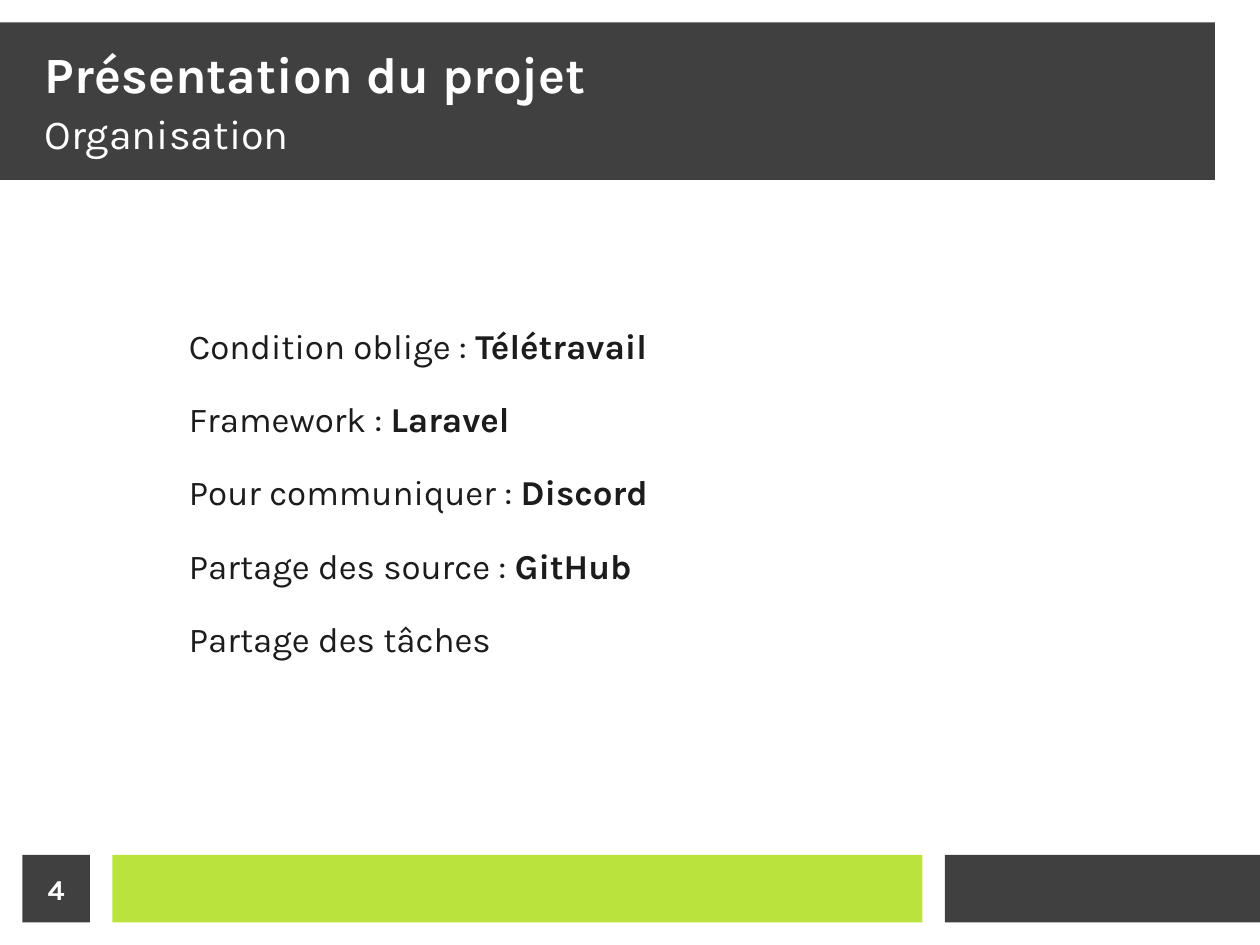
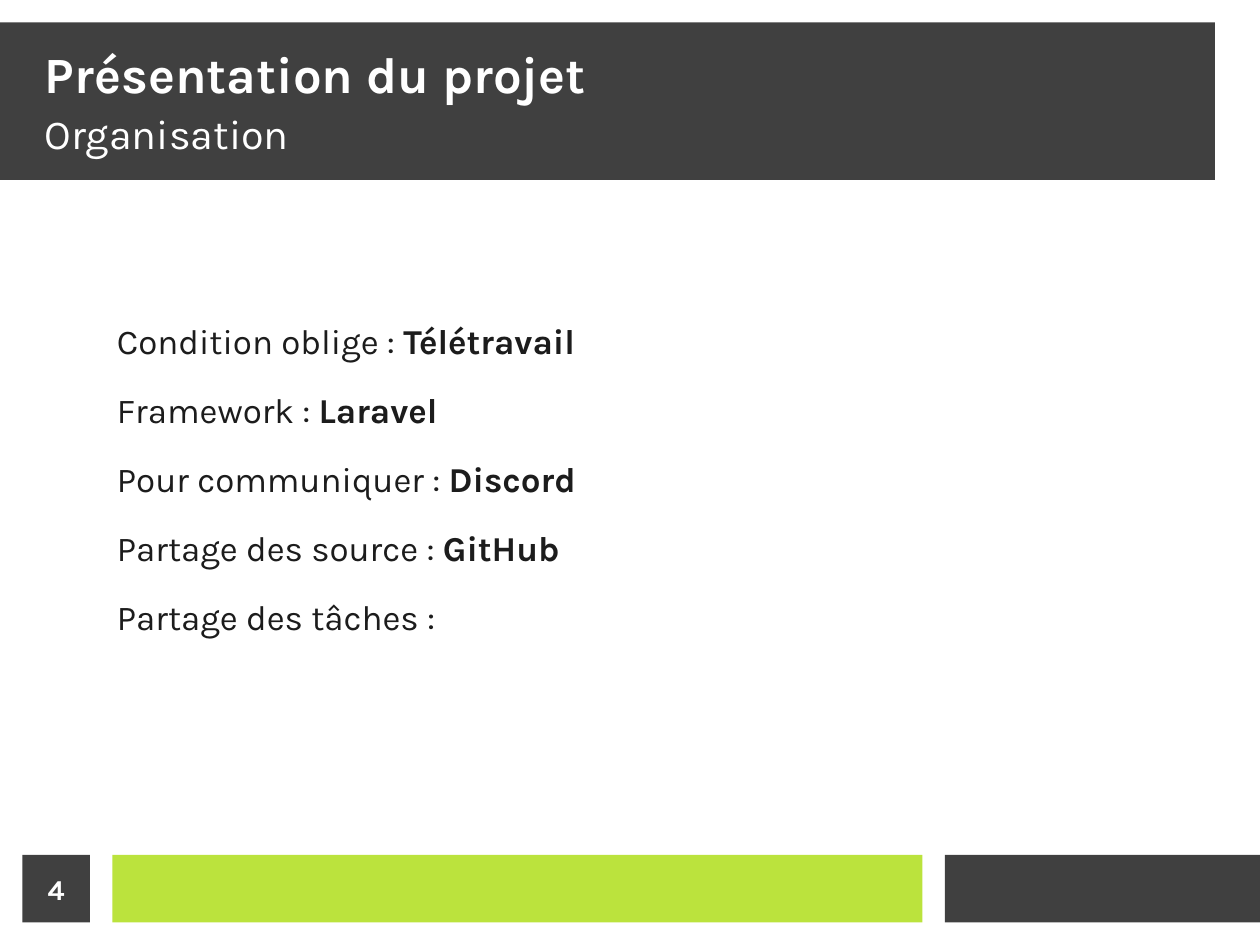
Before and after one commit to ViviSama02/LAN_Party, a slide deck: slide 4 of support_soutenance/soutenance.odp. Drawn at 1260x945 pixels with LibreOffice and Linux fonts; fonts in the diff are those of the drawing. Boxes give left, top, right and bottom in pixels: in the first picture for what was removed or moved away, otherwise in the second. Text is boxed around its words. In the diff, an @@ line names an element or a change of style, - is before the commit and + after.

```diff
--- a/support_soutenance/soutenance.odp
+++ b/support_soutenance/soutenance.odp
@@ text at (117,326,576,570): indent changed; line spacing 1 to 0.9 @@
@@ text at (117,604,419,639): text changed @@
-    Partage des tâches
+    Partage des tâches :
```
Also in this commit, not shown: 14 other slides changed, 2 slides added, 4 other files.
